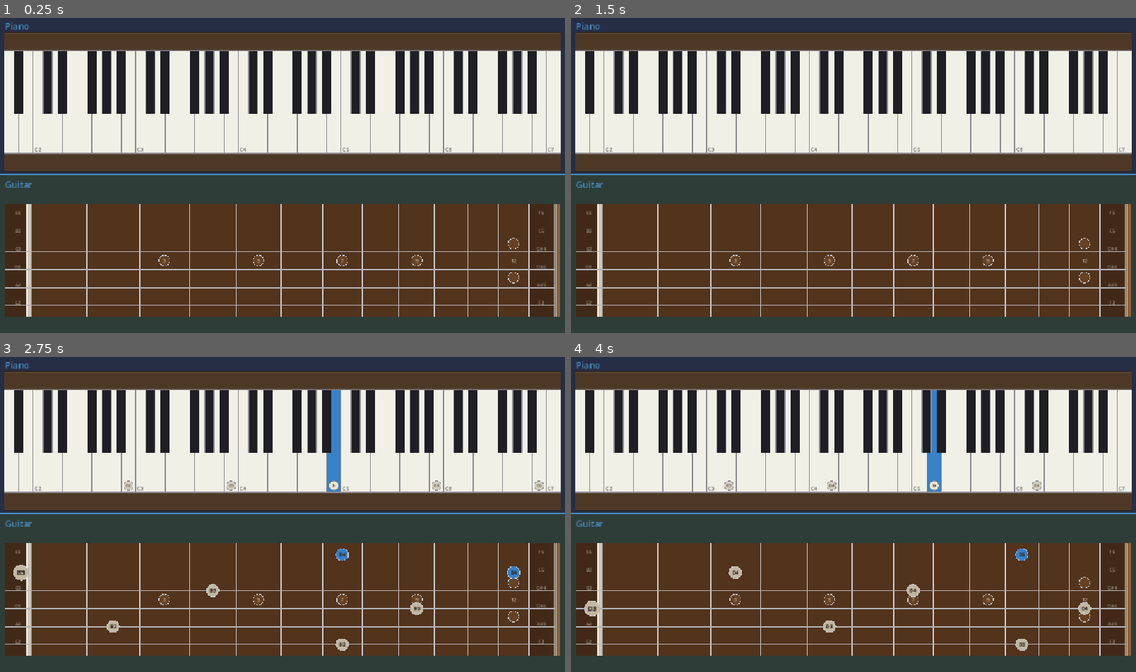
Above: before the commit, frames 1-4 (two rows, left to right).
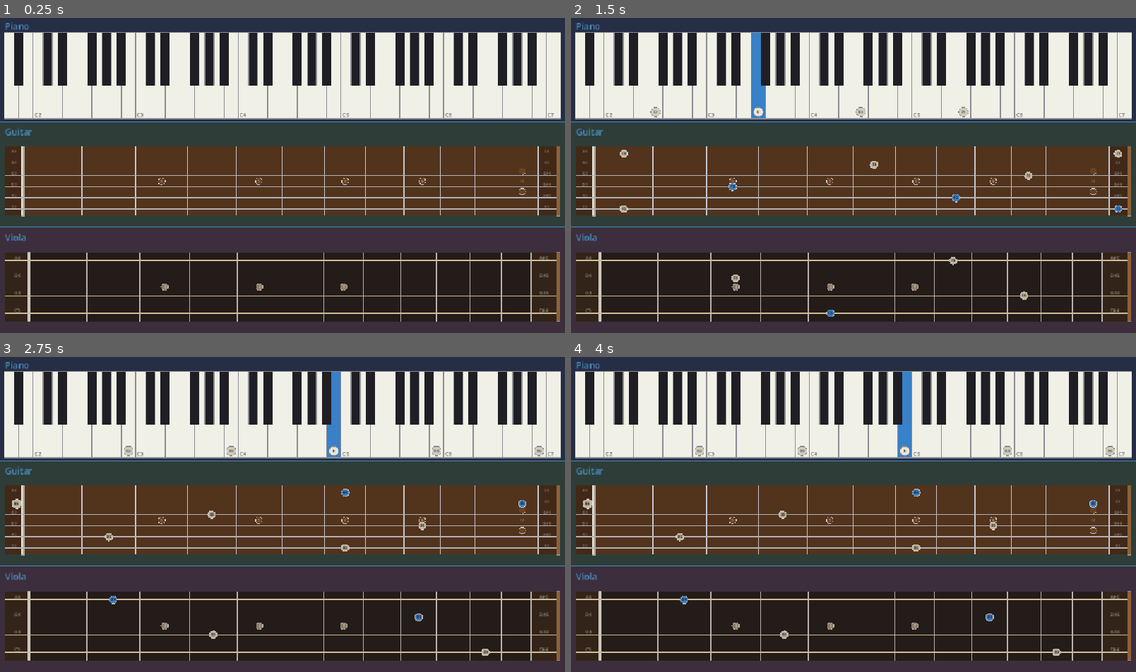
Above: after the commit, the same moments.

Repository: bitflipper42/Instrument
Game: Godot game, scene res://main.tscn
The game is run twice, just before and just after one commit, with the same random seed, the same clock (stepped at 60 frames per second) and the same inputs.
Inputs (mouse positions are in pixels of both pictures, inside the frame that each line leads up to):
- Up to frame 1 (0.25 s): no input
- Up to frame 2 (1.5 s): tap Enter at 0.5 s; move the mouse to (977, 159) at 0.52 s; click (977, 159) at 0.67 s; tap Space at 1.25 s; move the mouse to (740, 191) at 1.27 s; click (740, 191) at 1.42 s
- Up to frame 3 (2.75 s): tap Enter at 2 s; move the mouse to (339, 445) at 2.02 s; click (339, 445) at 2.17 s
- Up to frame 4 (4 s): tap Space at 2.75 s; move the mouse to (825, 577) at 2.77 s; click (825, 577) at 2.92 s; tap Enter at 3.5 s; move the mouse to (1023, 561) at 3.52 s; click (1023, 561) at 3.67 s

The runs differ from the first frame. In frame 1, 64% of the frame differs, in the area x 0-100%, y 4-97%; in frame 2, 65%; in frame 3, 64%; in frame 4, 65%.

Commit message:
Add ViolaInstrument with four-string fingerboard and wire into main layout.
Piano, guitar, and viola share bidirectional note signals; viola draws a 12-fret neck in standard C3–A4 tuning.

Co-authored-by: Cursor <cursoragent@cursor.com>

Diff:
--- a/main.gd
+++ b/main.gd
@@ -1,6 +1,7 @@
 extends Node2D
 
 const GuitarScene := preload("res://guitar_instrument.tscn")
+const ViolaScene := preload("res://viola_instrument.tscn")
 
 @onready var tile_manager: TileManager = $TileManager
 
@@ -17,6 +18,11 @@
 	if tiles.size() >= 2:
 		tile_manager.remove_tile(1)
 	var guitar := tile_manager.add_tile_from_scene(GuitarScene, "Guitar") as BasicInstrument
+	var viola := tile_manager.add_tile_from_scene(ViolaScene, "Viola") as BasicInstrument
 
 	if piano and guitar:
 		piano.connect_bidirectional(guitar)
+	if piano and viola:
+		piano.connect_bidirectional(viola)
+	if guitar and viola:
+		guitar.connect_bidirectional(viola)
--- /dev/null
+++ b/viola_instrument.gd
@@ -0,0 +1,360 @@
+class_name ViolaInstrument
+extends BasicInstrument
+
+## Fingerboard runs left → right (nut at min X, bridge at max X). Four strings in
+## fifths tuning; high A (index 3) at top, low C (index 0) at bottom.
+
+const POSITION_COUNT := 12
+const EXTENSION_POSITION := 13
+const STRING_COUNT := 4
+const OPEN_STRING_NOTES: PackedStringArray = ["C", "G", "D", "A"]
+const OPEN_STRING_OCTAVES: PackedInt32Array = [3, 3, 4, 4]
+const DOT_POSITIONS: PackedInt32Array = [3, 5, 7]
+
+@export var fingerboard_color: Color = Color(0.14, 0.11, 0.10)
+@export var open_zone_color: Color = Color(0.20, 0.14, 0.10)
+@export var fret_color: Color = Color(0.72, 0.70, 0.68)
+@export var string_color: Color = Color(0.82, 0.74, 0.58)
+@export var marker_color: Color = Color(0.76, 0.72, 0.64)
+@export var position_marker_color: Color = Color(0.55, 0.48, 0.40)
+@export var marker_text_color: Color = Color(0.22, 0.18, 0.14)
+@export var position_label_color: Color = Color(0.92, 0.90, 0.86, 0.72)
+@export var active_marker_color: Color = Color(0.22, 0.50, 0.78)
+@export var edge_line_color: Color = Color(0.88, 0.86, 0.82)
+@export var nut_color: Color = Color(0.92, 0.90, 0.84)
+@export var bridge_color: Color = Color(0.55, 0.38, 0.22)
+@export var label_color: Color = Color(0.55, 0.52, 0.48)
+
+const TITLE_HEIGHT := 28.0
+const BOARD_PADDING := Vector2(10.0, 8.0)
+const MARKER_ZONE_PADDING := 6.0
+## Per-string line width (index 0 = low C … 3 = high A).
+const STRING_WIDTHS: PackedFloat32Array = [2.0, 1.6, 1.3, 1.0]
+
+var _board_rect := Rect2()
+var _open_zone_rect := Rect2()
+var _extension_zone_rect := Rect2()
+var _nut_rect := Rect2()
+var _bridge_rect := Rect2()
+var _position_x: Array[float] = []
+var _string_y: Array[float] = []
+var _finger_cells: Array[Dictionary] = []
+var _bold_marker_font: FontVariation
+
+
+func _ready() -> void:
+	super._ready()
+	if title == "Instrument":
+		title = "Viola"
+	_bold_marker_font = FontVariation.new()
+	_bold_marker_font.base_font = ThemeDB.fallback_font
+	_bold_marker_font.variation_embolden = 1.2
+
+
+func _input(event: InputEvent) -> void:
+	if not event is InputEventMouseButton:
+		return
+	var click := event as InputEventMouseButton
+	if not click.pressed or click.button_index != MOUSE_BUTTON_LEFT:
+		return
+	var tile_rect := Rect2(global_position, tile_size)
+	if not tile_rect.has_point(click.global_position):
+		return
+	var local_pos := click.global_position - global_position
+	var note := _note_at(local_pos)
+	if note != "":
+		play_note(note)
+
+
+func _draw() -> void:
+	_update_layout()
+	_draw_tile_chrome()
+	_draw_fingerboard()
+
+
+func _draw_tile_chrome() -> void:
+	var rect := Rect2(Vector2.ZERO, tile_size)
+	draw_rect(rect, tile_color, true)
+	draw_rect(rect, border_color, false, border_width)
+	if title != "":
+		var font := ThemeDB.fallback_font
+		var font_size := 18
+		draw_string(
+			font, Vector2(10.0, 10.0 + font_size), title,
+			HORIZONTAL_ALIGNMENT_LEFT, -1, font_size, border_color)
+
+
+func _body_rect() -> Rect2:
+	var origin := BOARD_PADDING + Vector2(0.0, TITLE_HEIGHT)
+	var size := tile_size - origin - BOARD_PADDING
+	size.x = maxf(size.x, 0.0)
+	size.y = maxf(size.y, 0.0)
+	return Rect2(origin, size)
+
+
+func _update_layout() -> void:
+	_position_x.clear()
+	_string_y.clear()
+	_finger_cells.clear()
+
+	var body := _body_rect()
+	if body.size.x <= 0.0 or body.size.y <= 0.0:
+		_board_rect = Rect2()
+		_open_zone_rect = Rect2()
+		_extension_zone_rect = Rect2()
+		_nut_rect = Rect2()
+		_bridge_rect = Rect2()
+		return
+
+	var neck_height := body.size.y * 0.82
+	var neck_top := body.position.y + (body.size.y - neck_height) * 0.5
+	_board_rect = Rect2(body.position.x, neck_top, body.size.x, neck_height)
+
+	var string_top := _board_rect.position.y + _board_rect.size.y * 0.12
+	var string_bottom := _board_rect.position.y + _board_rect.size.y * 0.88
+	for string_idx in STRING_COUNT:
+		var t := float(string_idx) / float(STRING_COUNT - 1)
+		_string_y.append(lerpf(string_top, string_bottom, 1.0 - t))
+
+	var open_width := _open_zone_width()
+	_open_zone_rect = Rect2(_board_rect.position.x, _board_rect.position.y, open_width, _board_rect.size.y)
+
+	var nut_x := _board_rect.position.x + open_width
+	var bridge_width := maxf(4.0, _board_rect.size.y * 0.05)
+	var bridge_x := _board_rect.position.x + _board_rect.size.x - bridge_width
+	_bridge_rect = Rect2(bridge_x, _board_rect.position.y, bridge_width, _board_rect.size.y)
+
+	var extension_width := open_width
+	var extension_left := bridge_x - extension_width
+	_extension_zone_rect = Rect2(extension_left, _board_rect.position.y, extension_width, _board_rect.size.y)
+
+	var span := extension_left - nut_x
+	var position_span := 1.0 - pow(2.0, -float(POSITION_COUNT) / 12.0)
+	var nut_width := maxf(3.0, _board_rect.size.y * 0.04)
+	_nut_rect = Rect2(nut_x - nut_width, _board_rect.position.y, nut_width, _board_rect.size.y)
+
+	_position_x.append(nut_x)
+	for pos in range(1, POSITION_COUNT + 1):
+		var t := (1.0 - pow(2.0, -float(pos) / 12.0)) / position_span
+		_position_x.append(nut_x + span * t)
+
+	var string_gap := _string_spacing()
+	for string_idx in STRING_COUNT:
+		var cy := _string_y[string_idx]
+		_finger_cells.append({
+			"position": 0,
+			"string": string_idx,
+			"note": _note_for(string_idx, 0),
+			"rect": Rect2(
+				Vector2(_open_zone_rect.position.x, cy - string_gap * 0.5),
+				Vector2(_open_zone_rect.size.x, string_gap)),
+		})
+
+	for pos in range(1, POSITION_COUNT + 1):
+		var x0 := _position_x[pos - 1]
+		var x1 := _position_x[pos]
+		for string_idx in STRING_COUNT:
+			var cy := _string_y[string_idx]
+			_finger_cells.append({
+				"position": pos,
+				"string": string_idx,
+				"note": _note_for(string_idx, pos),
+				"rect": Rect2(
+					Vector2(x0, cy - string_gap * 0.5),
+					Vector2(x1 - x0, string_gap)),
+			})
+
+	var extension_x0 := _position_x[POSITION_COUNT]
+	for string_idx in STRING_COUNT:
+		var cy := _string_y[string_idx]
+		_finger_cells.append({
+			"position": EXTENSION_POSITION,
+			"string": string_idx,
+			"note": _note_for(string_idx, EXTENSION_POSITION),
+			"rect": Rect2(
+				Vector2(extension_x0, cy - string_gap * 0.5),
+				Vector2(extension_width, string_gap)),
+		})
+
+
+func _string_spacing() -> float:
+	if _string_y.size() < 2:
+		return _board_rect.size.y * 0.76 / float(STRING_COUNT)
+	return absf(_string_y[1] - _string_y[0])
+
+
+func _marker_radius() -> float:
+	return _string_spacing() * 0.42
+
+
+func _open_zone_width() -> float:
+	return _marker_radius() * 2.4 + MARKER_ZONE_PADDING + 10.0
+
+
+func _draw_fingerboard() -> void:
+	if _board_rect.size.x <= 0.0:
+		return
+
+	draw_rect(_board_rect, fingerboard_color, true)
+	if _open_zone_rect.size.x > 0.0:
+		draw_rect(_open_zone_rect, open_zone_color, true)
+	if _extension_zone_rect.size.x > 0.0:
+		draw_rect(_extension_zone_rect, open_zone_color, true)
+
+	_draw_nut()
+	_draw_bridge()
+
+	for pos in range(1, POSITION_COUNT + 1):
+		var x := _position_x[pos]
+		draw_line(
+			Vector2(x, _board_rect.position.y),
+			Vector2(x, _board_rect.position.y + _board_rect.size.y),
+			fret_color, 1.5)
+
+	_draw_strings()
+	_draw_zone_note_labels(_open_zone_rect, 0)
+	_draw_zone_note_labels(_extension_zone_rect, EXTENSION_POSITION)
+	_draw_position_markers()
+	_draw_active_cells()
+
+
+func _draw_nut() -> void:
+	if _nut_rect.size.x <= 0.0:
+		return
+	draw_rect(_nut_rect, nut_color, true)
+	draw_rect(_nut_rect, edge_line_color.darkened(0.25), false, 1.0)
+	var groove_x := _nut_rect.position.x + _nut_rect.size.x * 0.55
+	draw_line(
+		Vector2(groove_x, _board_rect.position.y),
+		Vector2(groove_x, _board_rect.position.y + _board_rect.size.y),
+		edge_line_color.darkened(0.15), 1.0)
+
+
+func _draw_bridge() -> void:
+	if _bridge_rect.size.x <= 0.0:
+		return
+	draw_rect(_bridge_rect, bridge_color, true)
+	draw_rect(_bridge_rect, edge_line_color.darkened(0.35), false, 1.0)
+	var saddle_x := _bridge_rect.position.x + _bridge_rect.size.x * 0.35
+	draw_line(
+		Vector2(saddle_x, _board_rect.position.y),
+		Vector2(saddle_x, _board_rect.position.y + _board_rect.size.y),
+		nut_color.darkened(0.12), 1.5)
+
+
+func _draw_strings() -> void:
+	var end_x := _bridge_rect.position.x if _bridge_rect.size.x > 0.0 else _board_rect.position.x + _board_rect.size.x
+	var start_x := _open_zone_rect.position.x
+	for string_idx in STRING_COUNT:
+		var y := _string_y[string_idx]
+		var width := STRING_WIDTHS[string_idx]
+		draw_line(Vector2(start_x, y), Vector2(end_x, y), string_color, width)
+
+
+func _draw_zone_note_labels(zone: Rect2, position: int) -> void:
+	if zone.size.x <= 0.0:
+		return
+	var font := ThemeDB.fallback_font
+	var font_size := clampi(int(_string_spacing() * 0.38), 6, 10)
+	var padding := 2.0
+	var center_x := zone.position.x + zone.size.x * 0.5
+	var text_width := zone.size.x * 0.9
+	var min_baseline := _board_rect.position.y + font_size
+	for string_idx in STRING_COUNT:
+		var label := _note_for(string_idx, position)
+		var string_y := _string_y[string_idx]
+		var baseline_y := maxf(string_y - padding, min_baseline)
+		draw_string(
+			font, Vector2(center_x - text_width * 0.5, baseline_y), label,
+			HORIZONTAL_ALIGNMENT_CENTER, text_width, font_size, label_color)
+
+
+func _draw_note_marker(center: Vector2, radius: float, note: String, highlighted: bool = false) -> void:
+	var fill := active_marker_color if highlighted else marker_color
+	draw_circle(center, radius, fill)
+	draw_arc(center, radius, 0.0, TAU, 32, fret_color, 1.0)
+
+	var label := _normalize_pitch(note)
+	if label == "":
+		label = normalize_note(note)
+
+	var font := _bold_marker_font
+	var font_size := clampi(int(radius * 0.85), 7, 13)
+	var ascent := font.get_ascent(font_size)
+	var descent := font.get_descent(font_size)
+	var baseline_y := center.y + (ascent - descent) * 0.5
+	var text_width := radius * 2.0
+	draw_string(
+		font, Vector2(center.x - radius, baseline_y), label,
+		HORIZONTAL_ALIGNMENT_CENTER, text_width, font_size, marker_text_color)
+
+
+func _draw_position_markers() -> void:
+	var radius := minf(_board_rect.size.y * 0.05, _string_spacing() * 0.28)
+	var center_y := _board_rect.position.y + _board_rect.size.y * 0.5
+	for pos in DOT_POSITIONS:
+		_draw_position_marker_with_label(_position_center_x(pos), center_y, radius, str(pos))
+
+
+func _draw_position_marker_with_label(center_x: float, center_y: float, radius: float, label: String) -> void:
+	_draw_marker_dot(center_x, center_y, radius)
+	var font := ThemeDB.fallback_font
+	var font_size := clampi(int(radius * 1.1), 6, 10)
+	var ascent := font.get_ascent(font_size)
+	var descent := font.get_descent(font_size)
+	var baseline_y := center_y + (ascent - descent) * 0.5
+	draw_string(
+		font, Vector2(center_x - radius, baseline_y), label,
+		HORIZONTAL_ALIGNMENT_CENTER, radius * 2.0, font_size, position_label_color)
+
+
+func _draw_marker_dot(center_x: float, center_y: float, radius: float) -> void:
+	draw_circle(Vector2(center_x, center_y), radius, position_marker_color)
+	draw_arc(Vector2(center_x, center_y), radius, 0.0, TAU, 24, fret_color, 1.0)
+
+
+func _position_center_x(position: int) -> float:
+	return (_position_x[position - 1] + _position_x[position]) * 0.5
+
+
+func _draw_active_cells() -> void:
+	if current_note == "":
+		return
+	var spacing := _string_spacing()
+	var open_radius := _marker_radius()
+	var finger_radius := minf(spacing * 0.38, _board_rect.size.y * 0.055)
+	for cell in _finger_cells:
+		var note: String = cell["note"]
+		var is_primary := _note_matches(note)
+		var is_neighbor := _note_matches_octave_neighbors(note)
+		if not is_primary and not is_neighbor:
+			continue
+		var pos_num: int = int(cell["position"])
+		var center := (cell["rect"] as Rect2).position + (cell["rect"] as Rect2).size * 0.5
+		var is_open: bool = pos_num == 0
+		var radius: float = open_radius if is_open else finger_radius
+		if is_open:
+			center.x = _open_zone_rect.position.x + _open_zone_rect.size.x * 0.62
+		elif pos_num == EXTENSION_POSITION:
+			center.x = _extension_zone_rect.position.x + _extension_zone_rect.size.x * 0.5
+			center.y = _string_y[int(cell["string"])]
+		elif pos_num > 0:
+			center.x = _position_center_x(pos_num)
+			center.y = _string_y[int(cell["string"])]
+		_draw_note_marker(center, radius, note, is_primary)
+
+
+func _note_at(local_pos: Vector2) -> String:
+	_update_layout()
+	for cell in _finger_cells:
+		if (cell["rect"] as Rect2).has_point(local_pos):
+			return cell["note"]
+	return ""
+
+
+func _note_for(string_idx: int, position: int) -> String:
+	var open_pitch := normalize_note(OPEN_STRING_NOTES[string_idx])
+	var open_pc := CHROMATIC.find(open_pitch)
+	var octave: int = OPEN_STRING_OCTAVES[string_idx]
+	var midi := (octave + 1) * 12 + open_pc + position
+	return _midi_to_name(midi)
--- /dev/null
+++ b/viola_instrument.tscn
@@ -0,0 +1,6 @@
+[gd_scene format=3]
+
+[ext_resource type="Script" path="res://viola_instrument.gd" id="1_viola"]
+
+[node name="ViolaInstrument" type="Node2D"]
+script = ExtResource("1_viola")
